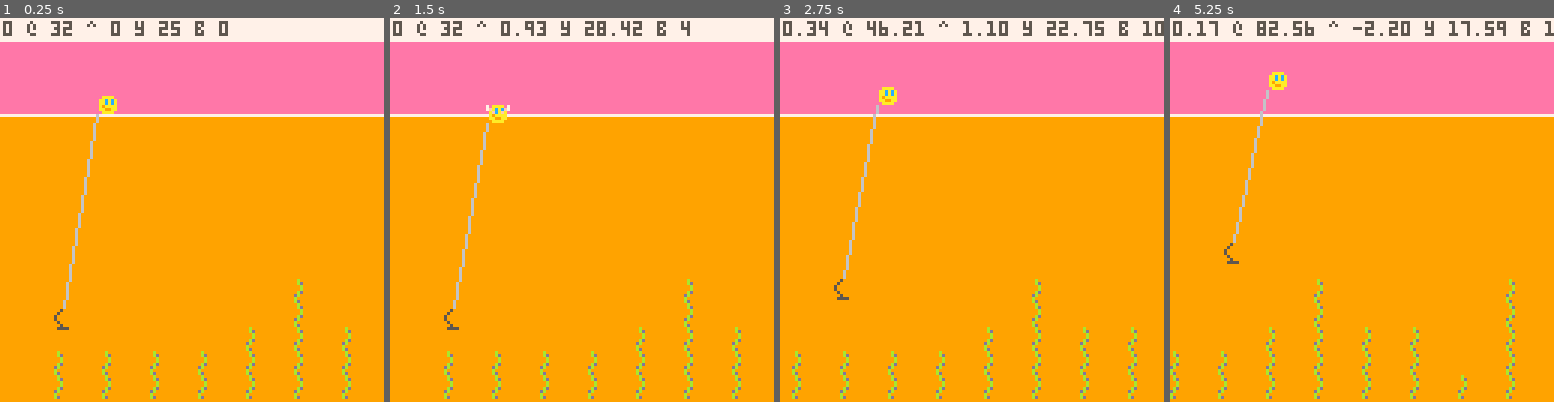
Above: before the commit, frames 1-4 (left to right).
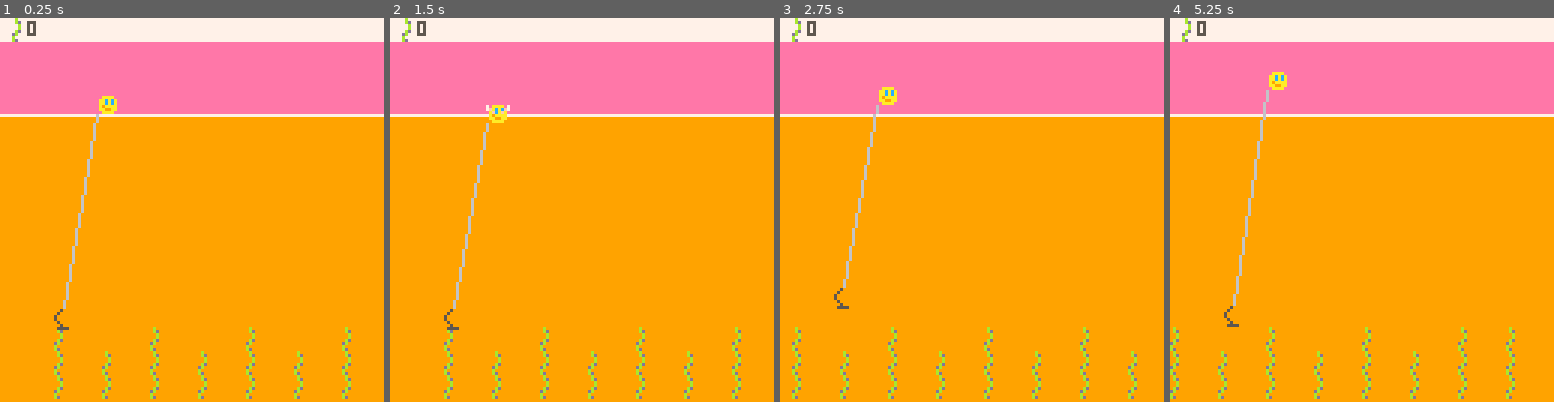
Above: after the commit, the same moments.

Repository: broquaint/pico8-carts
Game: PICO-8 cartridge eggjam18.p8
The game is run twice, just before and just after one commit, with the same random seed, the same clock (stepped at 60 frames per second) and the same inputs.
Inputs:
- Up to frame 1 (0.25 s): no input
- Up to frame 2 (1.5 s): tap X (X key) at 0.33, 1.07 s; tap O (Z key) at 0.7 s
- Up to frame 3 (2.75 s): hold Right 1.6-2.1 s; tap O (Z key) at 1.7, 2.1, 2.5 s; tap X (X key) at 1.85 s; hold Up 2.15-2.42 s; hold Right from 2.47 s (still down)
- Up to frame 4 (5.25 s): tap O (Z key) every 0.4 s from 2.9 to 4.9 s; tap X (X key) at 2.97, 4.08, 5.2 s; release Right at 3.03 s; hold Left 3.08-3.58 s; hold Down 3.63-3.97 s; hold Right 4.02-4.68 s; hold Up 4.73-5.03 s; hold Left from 5.08 s (still down)

The runs differ from the first frame. In frame 1, 1.1% of the frame differs, in the area x 0-79%, y 0-87%; in frame 2, 1.3%; in frame 3, 2.0%; in frame 4, 2.7%, in the area x 0-100%, y 0-93%.

Commit message:
Collect seaweed game
It's not even vaguely fun but it sure is something!

Diff:
--- a/eggjam18.p8
+++ b/eggjam18.p8
@@ -29,6 +29,7 @@
          speed_y = 0,
          jumping = false,
          bounces = 0,
+         collected = {},
    })
    net = make_obj({
          x = 16,
@@ -44,7 +45,7 @@
       add(level, make_obj({
                 x = 16 * i,
                 y = 121,
-                height = randx(5),
+                height = i % 2 == 0 and randx(5) or 3,
                 collected = false
       }))
    end
@@ -90,6 +91,21 @@
    end
 end
 
+function gather_seaweed()
+   local nx1 = net.x
+   local nx2 = nx1+8
+   for sw in all(level) do
+      if sw.x >= nx1 and sw.x <= nx2 then
+         local swtop = 127 - (8*sw.height)
+         if net.y > swtop then
+            add(player.collected, copy_table(sw))
+            sw.height = 0
+            break
+         end
+      end
+   end
+end
+
 water_grav = 12 * 1/40
 air_grav   = 8  * 1/30
 function _update60()
@@ -128,15 +144,15 @@
       if sx < 4 then
          net.speed_y += sx
       end
-   end
-   if btn(b_down) then
+   elseif btn(b_down) then
       net.move_dir = 1
       local sx = net.move_dir * 0.025
       if sx < 4 then
          net.speed_y += sx
       end
-   end
-
+   else
+      net.speed_y *= 0.95
+   end
 
    cam.x    += player.speed_x
    player.x += player.speed_x
@@ -149,6 +165,8 @@
    else
       net.speed_y = 0
    end
+
+   gather_seaweed()
 end
 
 function _draw()
@@ -160,7 +178,10 @@
    line(cam.x, WATER_LINE, cam.x+127, WATER_LINE, white)
 
    rectfill(cam.x, cam.y, cam.x+127, cam.y+7, white)
-   print(dumper(player.speed_x, ' @ ', player.x, ' ^ ', player.speed_y, ' y ', player.y, ' b ', player.bounces), cam.x+1, cam.y+1, slate)
+
+   -- print(dumper(player.speed_x, ' @ ', player.x, ' ^ ', net.speed_y, ' y ', net.y, ' b ', player.bounces), cam.x+1, cam.y+1, slate)
+   spr(16, cam.x+2, 0)
+   print(#player.collected, cam.x+9, 1, slate)
 
    pal(ember, tea, 1)
    for sw in all(level) do
